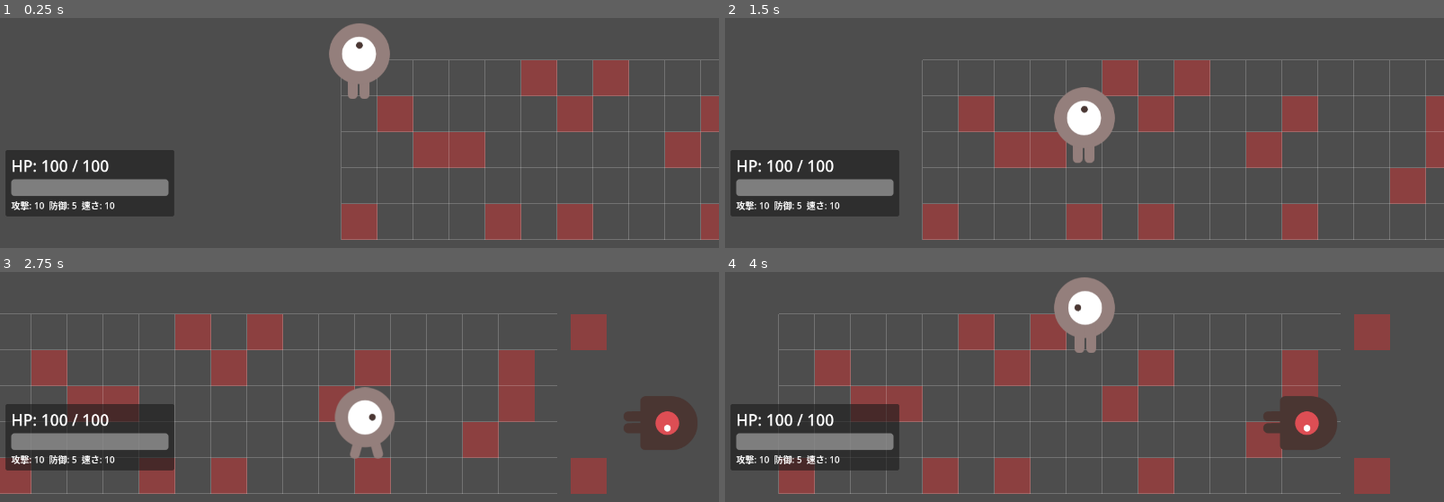
Above: before the commit, frames 1-4 (two rows, left to right).
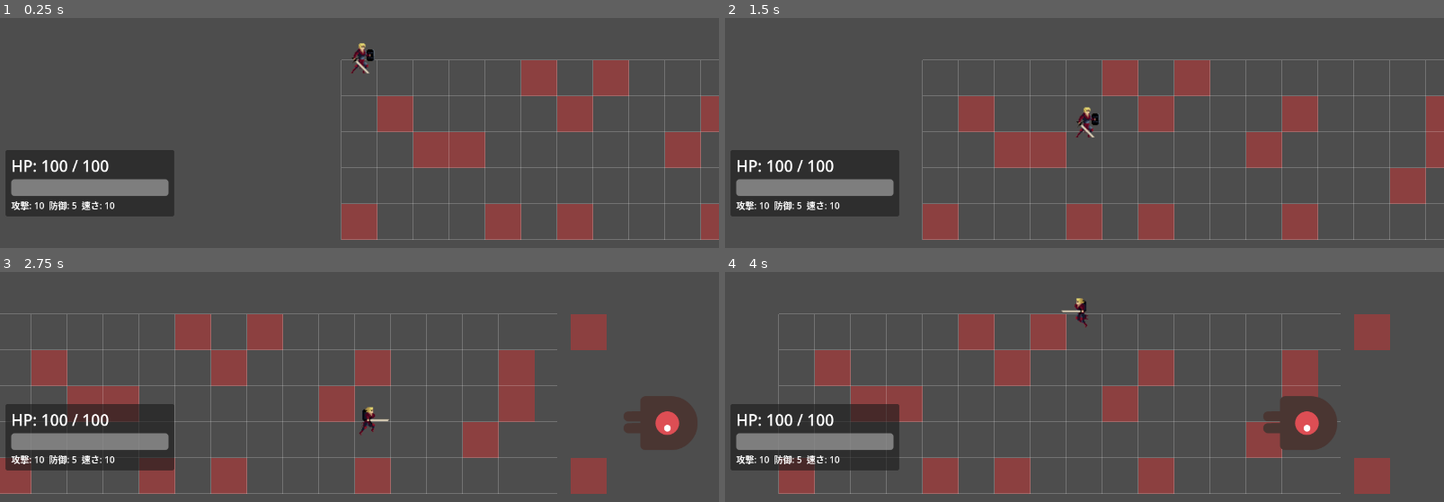
Above: after the commit, the same moments.

Repository: himanushi/godot-test
Game: Godot game, scene res://main.tscn
Two runs of this game, one before a commit and one after it. Both use one fixed random seed, a clock stepped at 60 frames per second and the inputs below.
Inputs:
- Up to frame 1 (0.25 s): no input
- Up to frame 2 (1.5 s): tap Enter (ui_accept) at 0.5, 0.77 s; hold Right (ui_right) 0.53-1.28 s; tap M (cast_magic) at 0.6 s; hold Down (ui_down) from 1.28 s (still down); tap Z (wait_turn) at 1.35 s
- Up to frame 3 (2.75 s): tap Enter (ui_accept) at 1.52, 2 s; release Down (ui_down) at 2.03 s; hold Right (ui_right) from 2.03 s (still down); tap M (cast_magic) at 2.1 s
- Up to frame 4 (4 s): release Right (ui_right) at 2.78 s; hold Up (ui_up) 2.78-3.53 s; tap Z (wait_turn) at 2.85 s; tap Enter (ui_accept) at 3.02, 3.77 s; hold Left (ui_left) from 3.53 s (still down); tap M (cast_magic) at 3.6 s

The runs differ from the first frame. In frame 1, 1.9% of the frame differs, in the area x 45-55%, y 2-36%; in frame 2, 1.9%; in frame 3, 1.8%; in frame 4, 1.9%.

Commit message:
fix: player.tscn

Diff:
--- a/srpg/characters/player.tscn
+++ b/srpg/characters/player.tscn
@@ -1,38 +1,182 @@
-[gd_scene load_steps=6 format=3 uid="uid://bprsxgrqv27my"]
+[gd_scene load_steps=28 format=3 uid="uid://bprsxgrqv27my"]
 
 [ext_resource type="Script" uid="uid://chsxi3qfpqpvs" path="res://characters/player.gd" id="1_v5x5v"]
-[ext_resource type="Texture2D" uid="uid://bbno0kn8uiaa1" path="res://assets/playerGrey_up1.png" id="1_x0jl3"]
-[ext_resource type="Texture2D" uid="uid://bu4awk6vm36cq" path="res://assets/playerGrey_up2.png" id="2_evndh"]
-[ext_resource type="Texture2D" uid="uid://g77b8ucd345c" path="res://assets/playerGrey_walk1.png" id="3_h1q25"]
-[ext_resource type="Texture2D" uid="uid://d3wotsskisyls" path="res://assets/playerGrey_walk2.png" id="4_j31ep"]
+[ext_resource type="Texture2D" uid="uid://dghq8g012u7tf" path="res://assets/Knight/KnightIdle_strip.png" id="2_h1q25"]
+[ext_resource type="Texture2D" uid="uid://ddp5pgpbmyujr" path="res://assets/Knight/KnightRun_strip.png" id="3_tory2"]
+
+[sub_resource type="AtlasTexture" id="AtlasTexture_j31ep"]
+atlas = ExtResource("2_h1q25")
+region = Rect2(0, 0, 96, 64)
+
+[sub_resource type="AtlasTexture" id="AtlasTexture_6t23p"]
+atlas = ExtResource("2_h1q25")
+region = Rect2(96, 0, 96, 64)
+
+[sub_resource type="AtlasTexture" id="AtlasTexture_n8jd0"]
+atlas = ExtResource("2_h1q25")
+region = Rect2(192, 0, 96, 64)
+
+[sub_resource type="AtlasTexture" id="AtlasTexture_q605b"]
+atlas = ExtResource("2_h1q25")
+region = Rect2(288, 0, 96, 64)
+
+[sub_resource type="AtlasTexture" id="AtlasTexture_eho78"]
+atlas = ExtResource("2_h1q25")
+region = Rect2(384, 0, 96, 64)
+
+[sub_resource type="AtlasTexture" id="AtlasTexture_8sqrr"]
+atlas = ExtResource("2_h1q25")
+region = Rect2(480, 0, 96, 64)
+
+[sub_resource type="AtlasTexture" id="AtlasTexture_6rrl0"]
+atlas = ExtResource("2_h1q25")
+region = Rect2(576, 0, 96, 64)
+
+[sub_resource type="AtlasTexture" id="AtlasTexture_eus45"]
+atlas = ExtResource("2_h1q25")
+region = Rect2(672, 0, 96, 64)
+
+[sub_resource type="AtlasTexture" id="AtlasTexture_vcag3"]
+atlas = ExtResource("2_h1q25")
+region = Rect2(768, 0, 96, 64)
+
+[sub_resource type="AtlasTexture" id="AtlasTexture_h076o"]
+atlas = ExtResource("2_h1q25")
+region = Rect2(864, 0, 96, 64)
+
+[sub_resource type="AtlasTexture" id="AtlasTexture_lcfw7"]
+atlas = ExtResource("2_h1q25")
+region = Rect2(960, 0, 96, 64)
+
+[sub_resource type="AtlasTexture" id="AtlasTexture_b0vde"]
+atlas = ExtResource("2_h1q25")
+region = Rect2(1056, 0, 96, 64)
+
+[sub_resource type="AtlasTexture" id="AtlasTexture_ke0a4"]
+atlas = ExtResource("2_h1q25")
+region = Rect2(1152, 0, 96, 64)
+
+[sub_resource type="AtlasTexture" id="AtlasTexture_41yun"]
+atlas = ExtResource("2_h1q25")
+region = Rect2(1248, 0, 96, 64)
+
+[sub_resource type="AtlasTexture" id="AtlasTexture_svrv0"]
+atlas = ExtResource("2_h1q25")
+region = Rect2(1344, 0, 96, 64)
+
+[sub_resource type="AtlasTexture" id="AtlasTexture_x0jl3"]
+atlas = ExtResource("3_tory2")
+region = Rect2(0, 0, 96, 64)
+
+[sub_resource type="AtlasTexture" id="AtlasTexture_evndh"]
+atlas = ExtResource("3_tory2")
+region = Rect2(96, 0, 96, 64)
+
+[sub_resource type="AtlasTexture" id="AtlasTexture_h1q25"]
+atlas = ExtResource("3_tory2")
+region = Rect2(192, 0, 96, 64)
+
+[sub_resource type="AtlasTexture" id="AtlasTexture_4rspn"]
+atlas = ExtResource("3_tory2")
+region = Rect2(288, 0, 96, 64)
+
+[sub_resource type="AtlasTexture" id="AtlasTexture_hsn1j"]
+atlas = ExtResource("3_tory2")
+region = Rect2(384, 0, 96, 64)
+
+[sub_resource type="AtlasTexture" id="AtlasTexture_dx8gg"]
+atlas = ExtResource("3_tory2")
+region = Rect2(480, 0, 96, 64)
+
+[sub_resource type="AtlasTexture" id="AtlasTexture_qp1es"]
+atlas = ExtResource("3_tory2")
+region = Rect2(576, 0, 96, 64)
+
+[sub_resource type="AtlasTexture" id="AtlasTexture_qk7w8"]
+atlas = ExtResource("3_tory2")
+region = Rect2(672, 0, 96, 64)
 
 [sub_resource type="SpriteFrames" id="SpriteFrames_vcy1y"]
 animations = [{
 "frames": [{
 "duration": 1.0,
-"texture": ExtResource("1_x0jl3")
+"texture": SubResource("AtlasTexture_j31ep")
+}, {
+"duration": 1.0,
+"texture": SubResource("AtlasTexture_6t23p")
+}, {
+"duration": 1.0,
+"texture": SubResource("AtlasTexture_n8jd0")
+}, {
+"duration": 1.0,
+"texture": SubResource("AtlasTexture_q605b")
+}, {
+"duration": 1.0,
+"texture": SubResource("AtlasTexture_eho78")
+}, {
+"duration": 1.0,
+"texture": SubResource("AtlasTexture_8sqrr")
+}, {
+"duration": 1.0,
+"texture": SubResource("AtlasTexture_6rrl0")
+}, {
+"duration": 1.0,
+"texture": SubResource("AtlasTexture_eus45")
+}, {
+"duration": 1.0,
+"texture": SubResource("AtlasTexture_vcag3")
+}, {
+"duration": 1.0,
+"texture": SubResource("AtlasTexture_h076o")
+}, {
+"duration": 1.0,
+"texture": SubResource("AtlasTexture_lcfw7")
+}, {
+"duration": 1.0,
+"texture": SubResource("AtlasTexture_b0vde")
+}, {
+"duration": 1.0,
+"texture": SubResource("AtlasTexture_ke0a4")
+}, {
+"duration": 1.0,
+"texture": SubResource("AtlasTexture_41yun")
+}, {
+"duration": 1.0,
+"texture": SubResource("AtlasTexture_svrv0")
 }],
 "loop": true,
 "name": &"idle",
 "speed": 5.0
 }, {
-"frames": [{
-"duration": 1.0,
-"texture": ExtResource("2_evndh")
-}, {
-"duration": 1.0,
-"texture": ExtResource("1_x0jl3")
-}],
+"frames": [],
 "loop": true,
 "name": &"left_run",
 "speed": 5.0
 }, {
 "frames": [{
 "duration": 1.0,
-"texture": ExtResource("3_h1q25")
+"texture": SubResource("AtlasTexture_x0jl3")
 }, {
 "duration": 1.0,
-"texture": ExtResource("4_j31ep")
+"texture": SubResource("AtlasTexture_evndh")
+}, {
+"duration": 1.0,
+"texture": SubResource("AtlasTexture_h1q25")
+}, {
+"duration": 1.0,
+"texture": SubResource("AtlasTexture_4rspn")
+}, {
+"duration": 1.0,
+"texture": SubResource("AtlasTexture_hsn1j")
+}, {
+"duration": 1.0,
+"texture": SubResource("AtlasTexture_dx8gg")
+}, {
+"duration": 1.0,
+"texture": SubResource("AtlasTexture_qp1es")
+}, {
+"duration": 1.0,
+"texture": SubResource("AtlasTexture_qk7w8")
 }],
 "loop": true,
 "name": &"right_run",
@@ -40,6 +184,7 @@
 }]
 
 [node name="Player" type="Node2D"]
+scale = Vector2(1.79, 1.79)
 script = ExtResource("1_v5x5v")
 
 [node name="AnimatedSprite2D" type="AnimatedSprite2D" parent="."]
